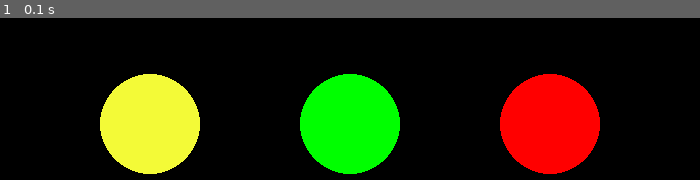
Above: before the commit, frame 1.
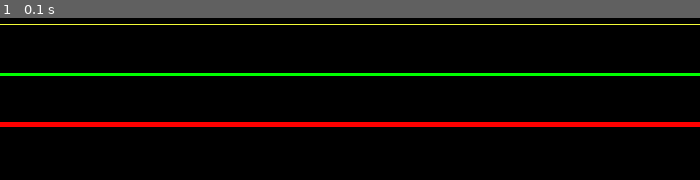
Above: after the commit, the same moment.

Repository: tatiC/pygames
Game: pygame game, started from intro-pygame.py
Two runs of this game, one before a commit and one after it. Both use one fixed random seed, a clock stepped at 60 frames per second and the inputs below. The source is Python 2; it was converted automatically to run under Python 3.
Inputs:
- Up to frame 1 (0.1 s): no input

The runs differ from the first frame. In frame 1, 24% of the frame differs, in the area x 0-100%, y 3-97%.

Commit message:
3 color lines. Fun!

Diff:
--- a/intro-pygame.py
+++ b/intro-pygame.py
@@ -35,9 +35,15 @@
 	# c_r = randint(10, 100)
 
 	# pygame.draw.circle(Surface, color, pos, radius, width=0)
-	pygame.draw.circle(screen, yellow, (150,250), 50)
-	pygame.draw.circle(screen, red, (550,250), 50)
-	pygame.draw.circle(screen, green, (350,250), 50)
+	# pygame.draw.circle(screen, yellow, (150,250), 50)
+	# pygame.draw.circle(screen, red, (550,250), 50)
+	# pygame.draw.circle(screen, green, (350,250), 50)
+
+	# pygame.draw.line(Surface, color, start_pos, end_pos, width=1)
+	# pygame.draw.line(window, (255, 255, 255), (0, 0), (30, 50))
+	pygame.draw.line(screen, yellow, (0,150), (700, 150), 1)
+	pygame.draw.line(screen, green, (0,200), (700, 200), 3)
+	pygame.draw.line(screen, red, (0,250), (700, 250), 5)
 
 	pygame.display.flip()
 	clock.tick(1)
